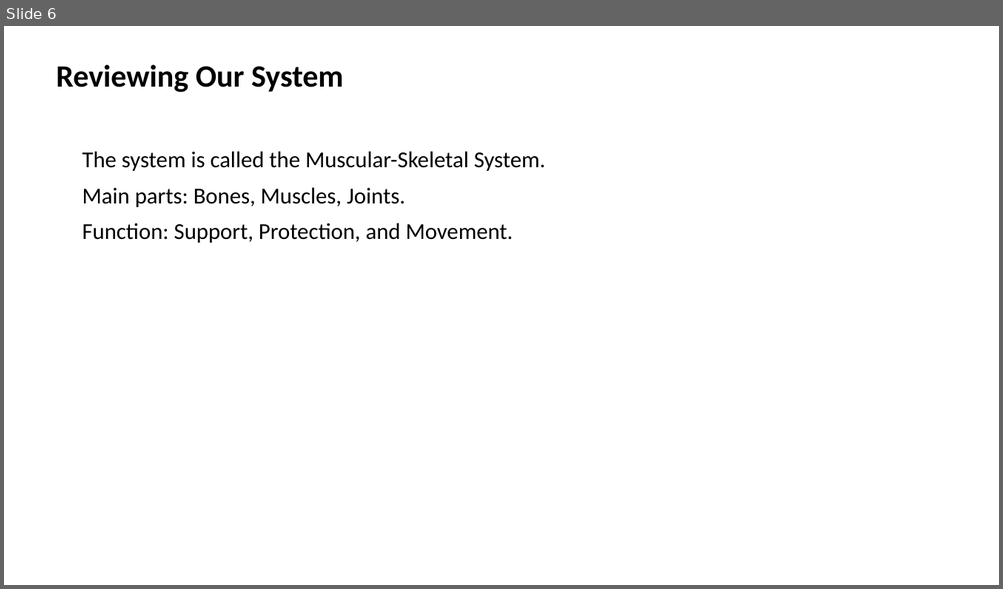
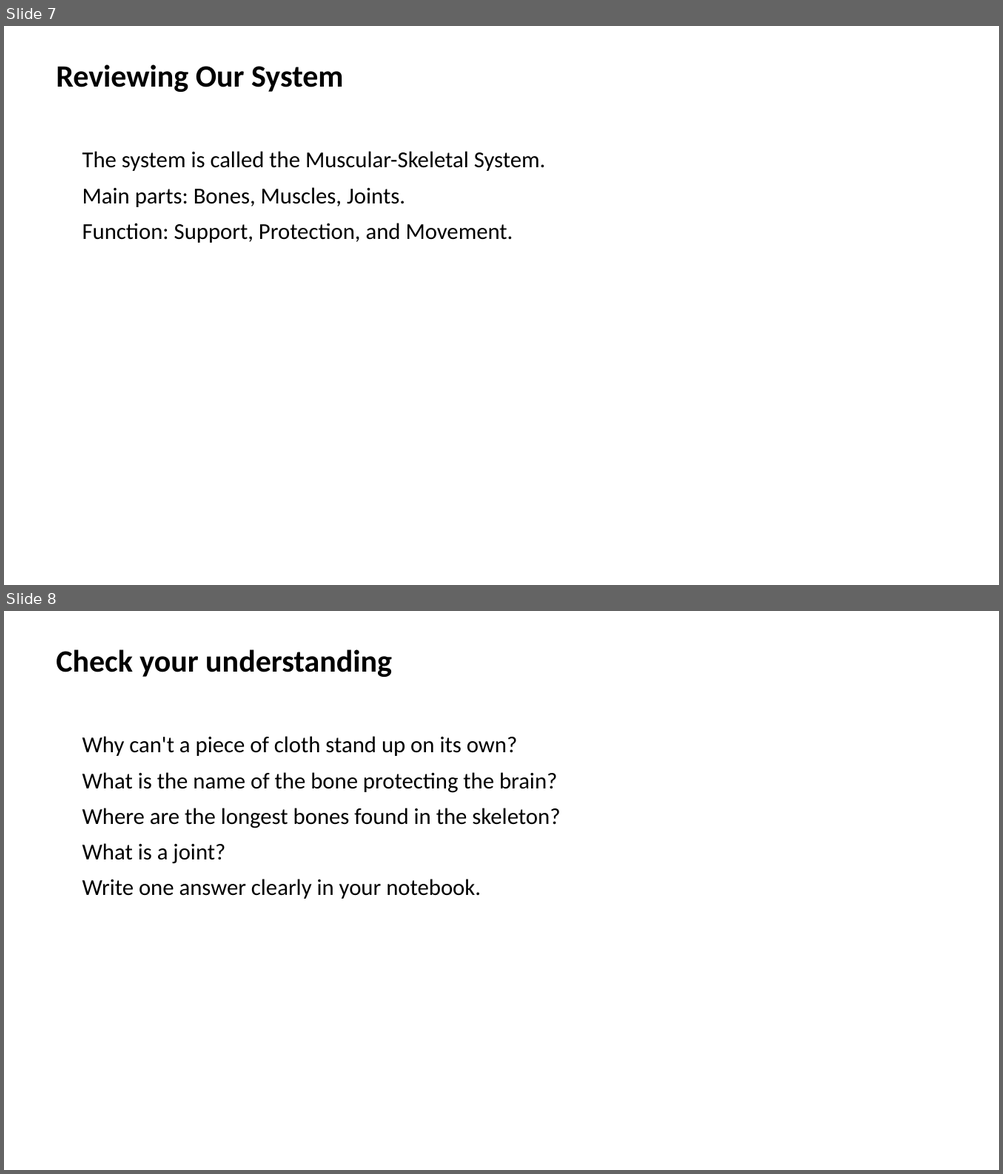
Before and after one commit to yousunjung84-edu/uganda-p7-mvp-20260629, a slide deck: uganda-p7-mvp/p7_t1_integrated_science_0101/p7_t1_integrated_science_0101.pptx. Shown one above the other, each under a label of ours: slide 6 before the commit, slides 7 and 8 after it. The pictures are 1003x589 and 1003x1174 pixels, drawn with LibreOffice and Linux fonts; fonts in the diff are those of the drawing. Boxes give left, top, right and bottom in pixels: in the first picture for what was removed or moved away, otherwise in the second. Text is boxed around its words. In the diff, an @@ line names an element or a change of style, - is before the commit and + after.

```diff
--- a/uganda-p7-mvp/p7_t1_integrated_science_0101/p7_t1_integrated_science_0101.pptx
+++ b/uganda-p7-mvp/p7_t1_integrated_science_0101/p7_t1_integrated_science_0101.pptx
@@ slide 8 added at box(4, 611, 999, 1170), background #FFFFFF @@
@@ text added at box(56, 649, 392, 677), 30 pt, text #000000, bold @@
+Check your understanding
@@ text added at box(82, 736, 560, 899), 22 pt, text #000000 @@
+Why can't a piece of cloth stand up on its own?
+What is the name of the bone protecting the brain?
+Where are the longest bones found in the skeleton?
+What is a joint?
+Write one answer clearly in your notebook.
@@ what was slide 6 is now slide 7 @@
```
Also in this commit, not shown: 1 other slide added, 42 other files.
